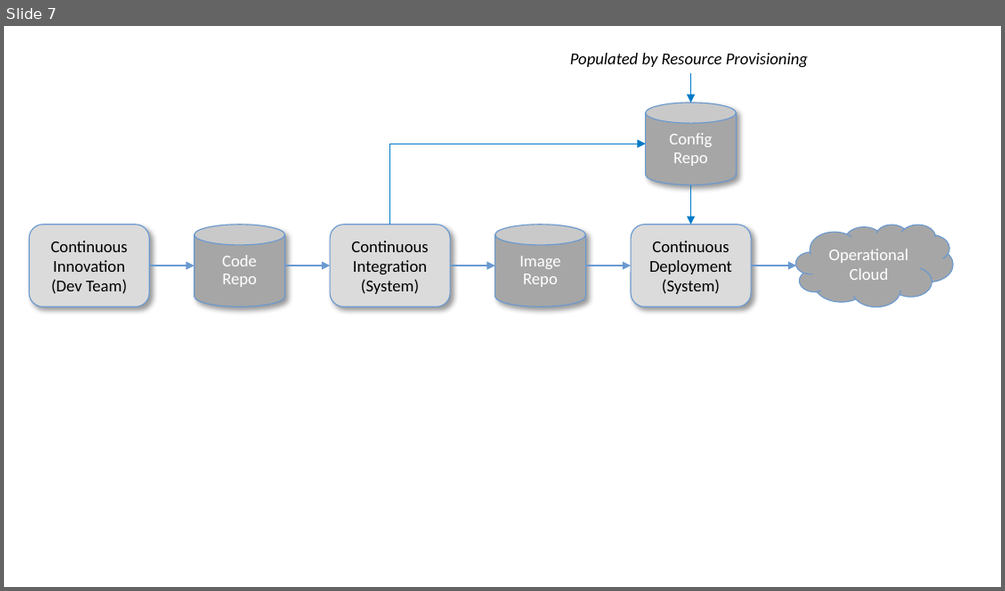
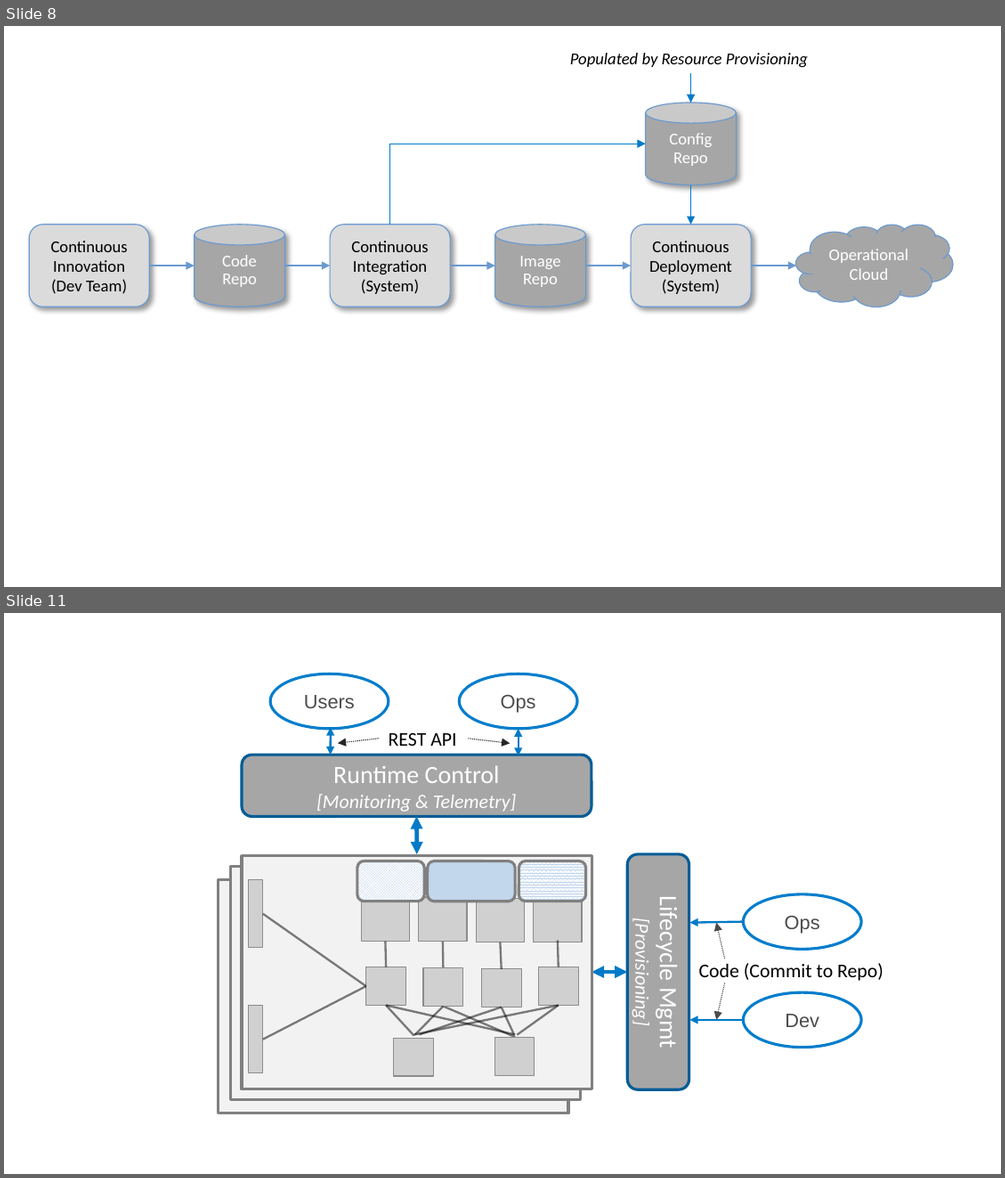
Before and after one commit to SystemsApproach/private5g, a slide deck: figures/ops/figures.pptx. Shown one above the other, each under a label of ours: slide 7 before the commit, slides 8 and 11 after it; the slides between them are not shown. The pictures are 1005x591 and 1005x1178 pixels, drawn with LibreOffice and Linux fonts; fonts in the diff are those of the drawing; grey boxes stand for pictures. Boxes give left, top, right and bottom in pixels: in the first picture for what was removed or moved away, otherwise in the second. Text is boxed around its words. In the diff, an @@ line names an element or a change of style, - is before the commit and + after.

```diff
--- a/figures/ops/figures.pptx
+++ b/figures/ops/figures.pptx
@@ slide 11 added at bbox=[4, 613, 1001, 1174], background #FFFFFF @@
@@ ellipse added at bbox=[270, 674, 388, 729], fill #FFFFFF, outline #007DCC 2 pt, 14 pt, text #4B4B4B @@
+Users
@@ ellipse added at bbox=[460, 674, 578, 729], fill #FFFFFF, outline #007DCC 2 pt, 14 pt, text #4B4B4B @@
+Ops
@@ double arrow added from (330, 728) to (330, 755), #007AC8 1.5 pt @@
@@ arrow added from (379, 738) to (338, 744), #262626 0.75 pt dashed @@
@@ text added at bbox=[388, 733, 456, 746], 14 pt, text #000000 @@
+REST API
@@ arrow added from (468, 738) to (510, 744), #262626 0.75 pt dashed @@
@@ double arrow added from (518, 729) to (518, 755), #007AC8 1.5 pt @@
@@ rounded rectangle added at bbox=[242, 755, 591, 816], fill #A6A6A6, outline #005C97 2 pt, 14 pt, text #FFFFFF, italic @@
+Runtime Control
+[Monitoring & Telemetry]
@@ double arrow added from (417, 816) to (417, 854), #007AC8 3 pt @@
@@ rectangle added at bbox=[218, 879, 568, 1112], fill #F2F2F2, outline #808080 2 pt @@
@@ rectangle added at bbox=[230, 866, 580, 1100], fill #F2F2F2, outline #808080 2 pt @@
@@ rounded rectangle added at bbox=[627, 854, 688, 1089], fill #A6A6A6, outline #005C97 2 pt, 14 pt, text #FFFFFF, italic @@
+Lifecycle Mgmt
+[Provisioning]
@@ ellipse added at bbox=[743, 894, 861, 949], fill #FFFFFF, outline #007DCC 2 pt, 14 pt, text #4B4B4B @@
+Ops
@@ group added at bbox=[242, 855, 591, 1088]: 14 lines, 12 pictures, 3 rounded rectangles, 1 rectangle @@
@@ arrow added from (743, 922) to (690, 922), #007AC8 1.5 pt @@
@@ arrow added from (725, 959) to (717, 922), #4B4B4B 0.75 pt dashed @@
@@ double arrow added from (627, 972) to (592, 972), #007AC8 3 pt @@
@@ text added at bbox=[699, 963, 883, 983], 14 pt, text #000000 @@
+Code (Commit to Repo)
@@ arrow added from (725, 983) to (717, 1020), #4B4B4B 0.75 pt dashed @@
@@ ellipse added at bbox=[743, 992, 861, 1046], fill #FFFFFF, outline #007DCC 2 pt, 14 pt, text #4B4B4B @@
+Dev
@@ arrow added from (743, 1020) to (690, 1020), #007AC8 1.5 pt @@
@@ what was slide 7 is now slide 8 @@
```
Also in this commit, not shown: 4 slides changed, 1 other slide added, 1 slide removed, 11 other files.
